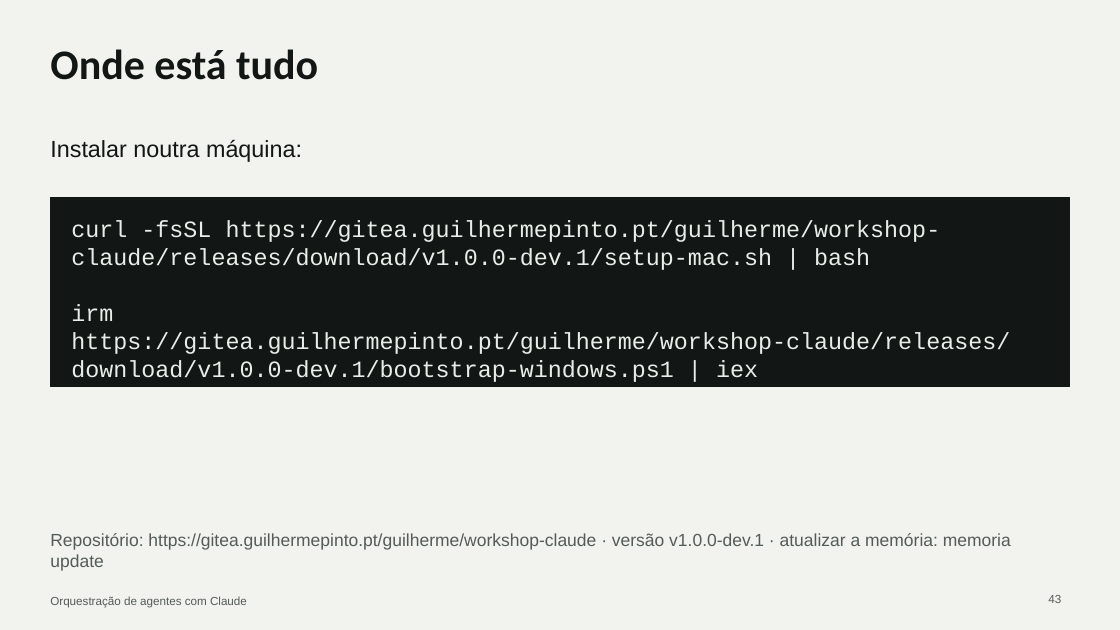
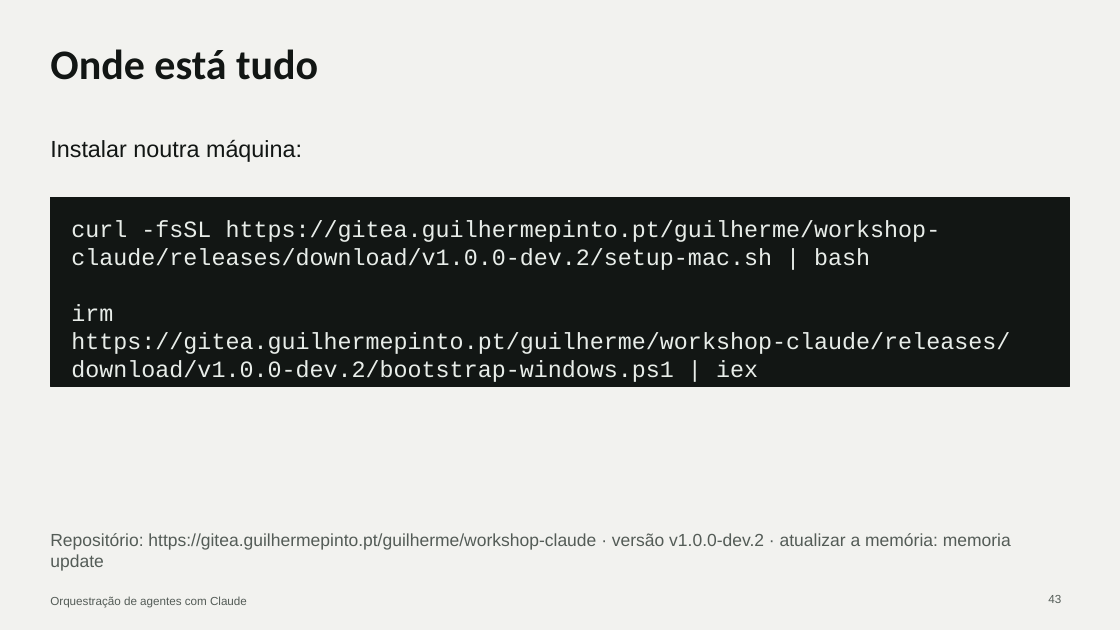
Before and after one commit to cx-guilherme-pinto/workshop-claude, a slide deck: slide 43 of slides/workshop.pptx. Drawn at 1120x630 pixels with LibreOffice and Linux fonts; fonts in the diff are those of the drawing. Boxes give left, top, right and bottom in pixels: in the first picture for what was removed or moved away, otherwise in the second. Text is boxed around its words. In the diff, an @@ line names an element or a change of style, - is before the commit and + after.

```diff
--- a/slides/workshop.pptx
+++ b/slides/workshop.pptx
@@ text at [71,220,1010,382]: text changed @@
-curl -fsSL https://gitea.guilhermepinto.pt/guilherme/workshop-claude/releases/download/v1.0.0-dev.1/setup-mac.sh | bash
-irm https://gitea.guilhermepinto.pt/guilherme/workshop-claude/releases/download/v1.0.0-dev.1/bootstrap-windows.ps1 | iex
+curl -fsSL https://gitea.guilhermepinto.pt/guilherme/workshop-claude/releases/download/v1.0.0-dev.2/setup-mac.sh | bash
+irm https://gitea.guilhermepinto.pt/guilherme/workshop-claude/releases/download/v1.0.0-dev.2/bootstrap-windows.ps1 | iex
@@ text at [50,533,1011,571]: text changed @@
-Repositório: https://gitea.guilhermepinto.pt/guilherme/workshop-claude · versão v1.0.0-dev.1 · atualizar a memória: memoria update
+Repositório: https://gitea.guilhermepinto.pt/guilherme/workshop-claude · versão v1.0.0-dev.2 · atualizar a memória: memoria update
```
Also in this commit, not shown: 1 other slide changed, 24 other files.
